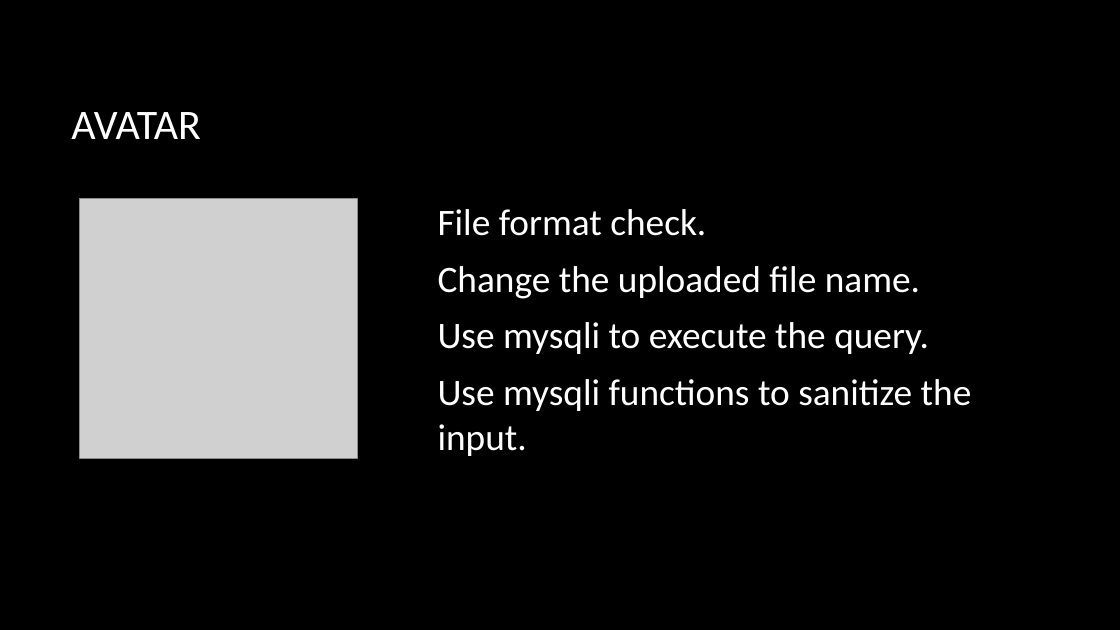
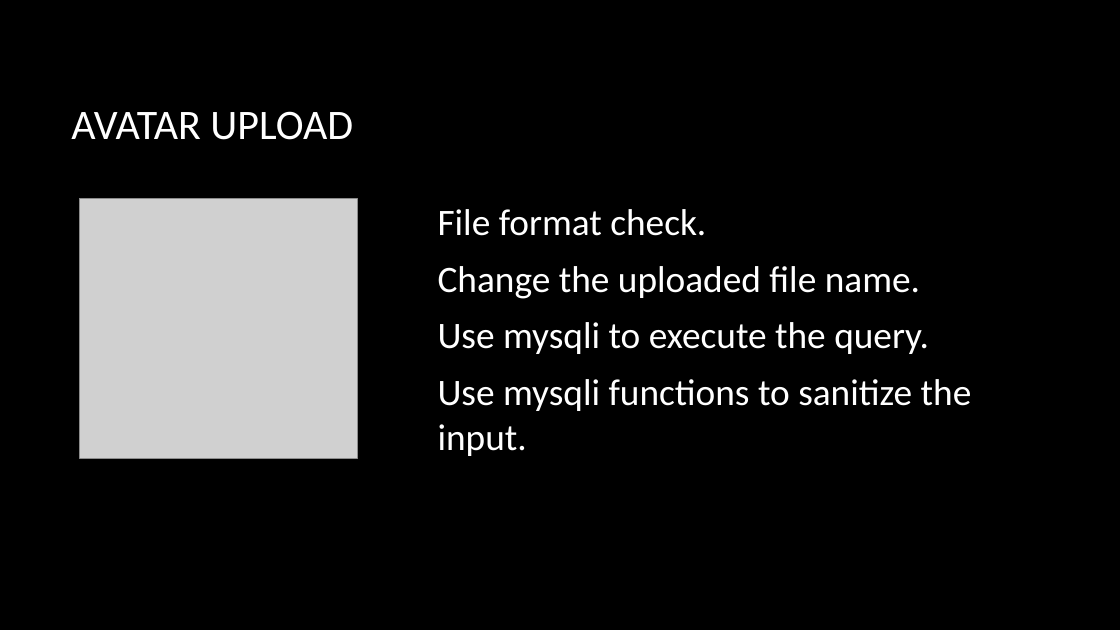
Before and after one commit to mengchuan/SEPR, a slide deck: slide 9 of Documents/SEPR_Group_D.pptx (slide 7 before the commit). Drawn at 1120x630 pixels with LibreOffice and Linux fonts; fonts in the diff are those of the drawing; grey boxes stand for pictures; background and template pictures are left out. Boxes give left, top, right and bottom in pixels: in the first picture for what was removed or moved away, otherwise in the second. Text is boxed around its words. In the diff, an @@ line names an element or a change of style, - is before the commit and + after.

```diff
--- a/Documents/SEPR_Group_D.pptx
+++ b/Documents/SEPR_Group_D.pptx
@@ title at (71, 111, 353, 140): text changed @@
-AVATAR
+AVATAR UPLOAD
```
Also in this commit, not shown: 5 other slides changed, 2 slides added, 5 other files.
